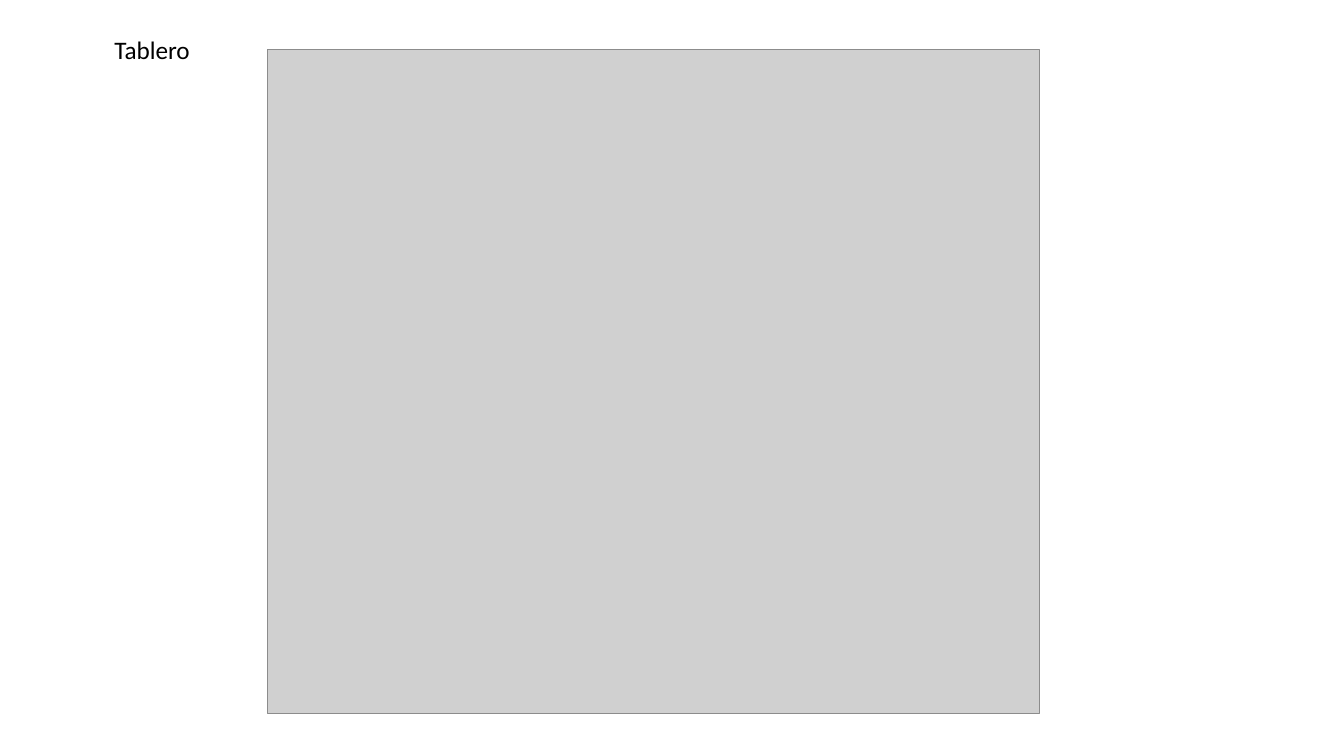
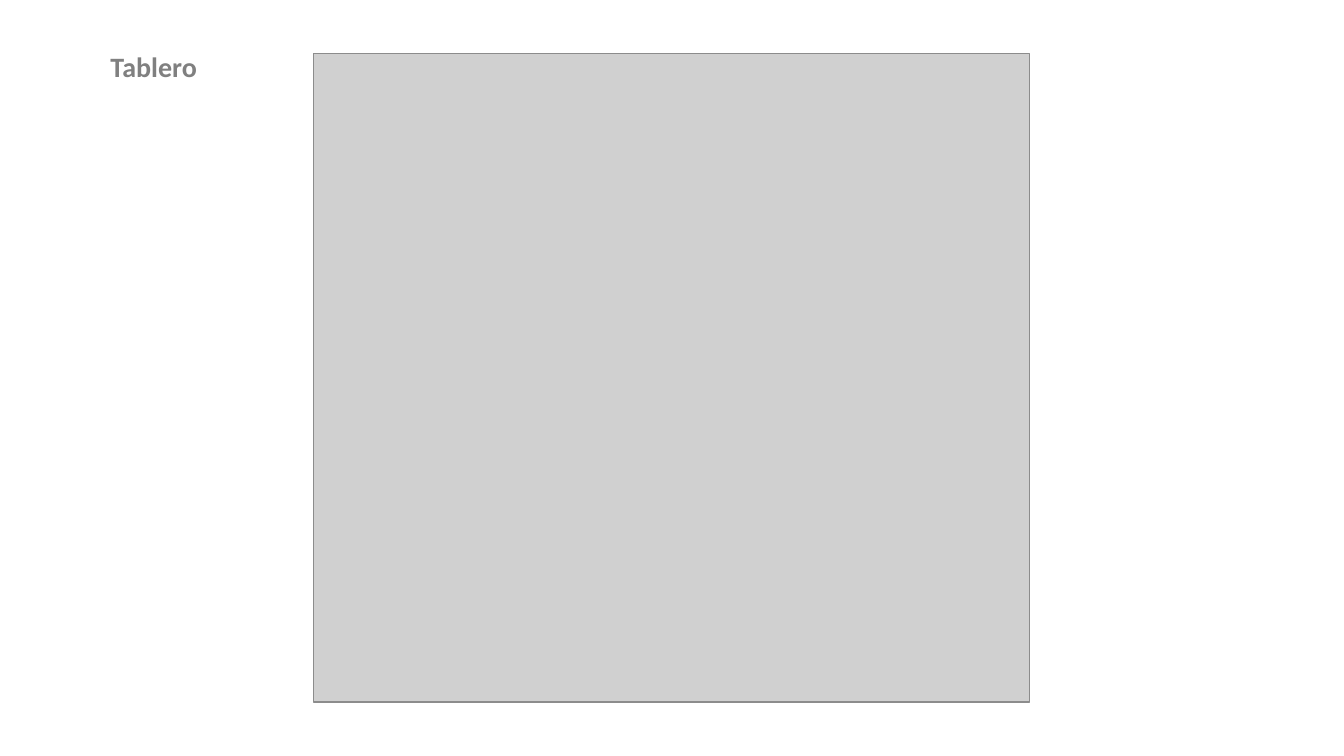
Before and after one commit to mPuchadesdo/Team-Challenge---Team-Victory, a slide deck: slide 2 of Documentacion/JBC/HUNDIR LA FLOTA - ANÁLIISIS.pptx. Drawn at 1344x756 pixels with LibreOffice and Linux fonts; fonts in the diff are those of the drawing; grey boxes stand for pictures. Boxes give left, top, right and bottom in pixels: in the first picture for what was removed or moved away, otherwise in the second. Text is boxed around its words. In the diff, an @@ line names an element or a change of style, - is before the commit and + after.

```diff
--- a/Documentacion/JBC/HUNDIR LA FLOTA - ANÁLIISIS.pptx
+++ b/Documentacion/JBC/HUNDIR LA FLOTA - ANÁLIISIS.pptx
@@ text "Tablero": place and size @@
-text "Tablero" at (114, 41, 190, 59)
+text "Tablero" at (110, 57, 196, 77)
@@ text "Tablero" at (110, 57, 196, 77): size 18 to 20 pt, text colour #000000 to #808080, bold on @@
@@ picture: place and size @@
-picture at (267, 49, 1040, 713)
+picture at (314, 54, 1029, 703)
```
Also in this commit, not shown: 6 other slides changed, 1 other file.
